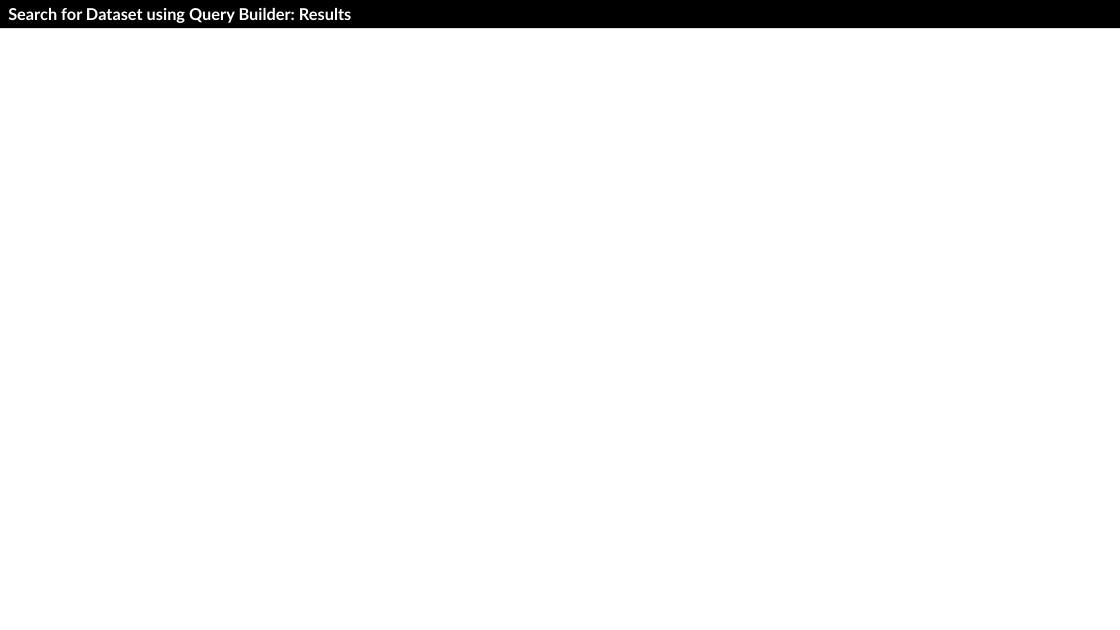
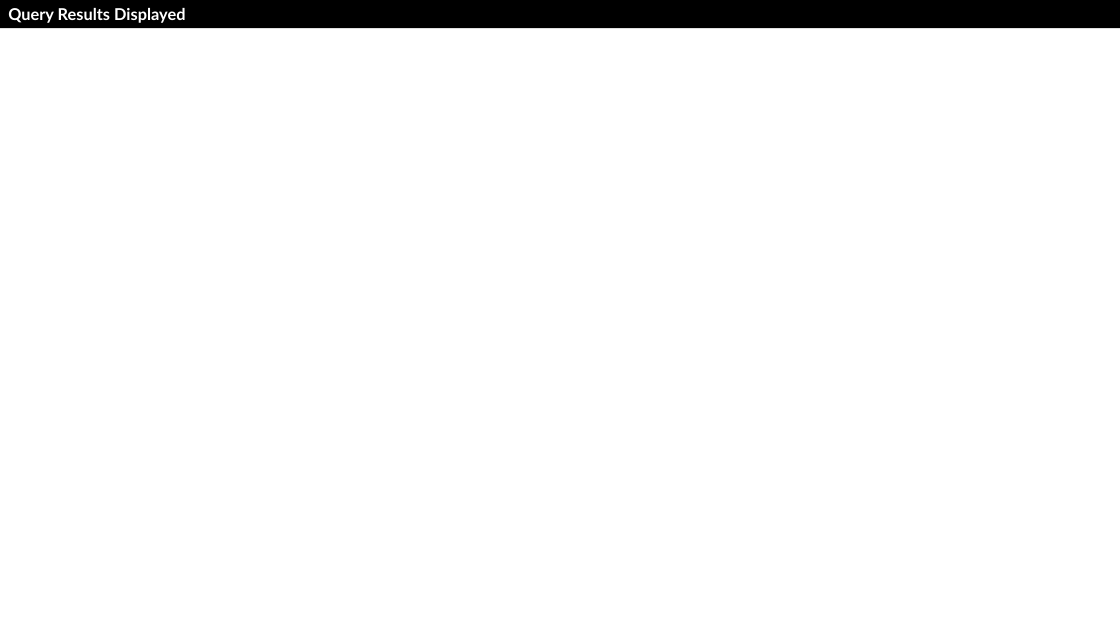
Before and after one commit to drfranknlee/udc-for-image-analytics, a slide deck: slide 4 of scenario1/recording/T101389-Scenario1-v20210921.pptx. Drawn at 1120x630 pixels with LibreOffice and Linux fonts; fonts in the diff are those of the drawing; background and template pictures are left out. Boxes give left, top, right and bottom in pixels: in the first picture for what was removed or moved away, otherwise in the second. Text is boxed around its words. In the diff, an @@ line names an element or a change of style, - is before the commit and + after.

```diff
--- a/scenario1/recording/T101389-Scenario1-v20210921.pptx
+++ b/scenario1/recording/T101389-Scenario1-v20210921.pptx
@@ text in rectangle at <box>8,8,185,23</box>: text changed @@
-Search for Dataset using Query Builder: Results
+Query Results Displayed
```
Also in this commit, not shown: 9 other slides changed, 16 other files.
